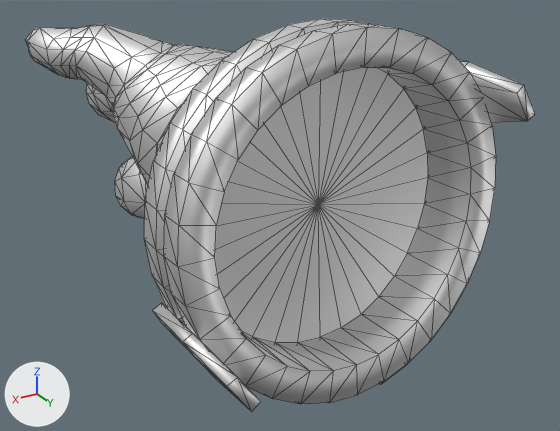
The Blender file NomaiVR/Assets/AssetSources/skeletal_glove.blend, before and after one commit.
Before and after are seen from a camera (50 mm lens) standing at (0.198, 0.337, 0.157) and looking at (-0.022, -0.028, -0.026). Lighting does not change. The marker at lower left points along +X, +Y and +Z. Mesh edges are drawn as thin lines.

In view in the first picture: 'skeletalGlove'.
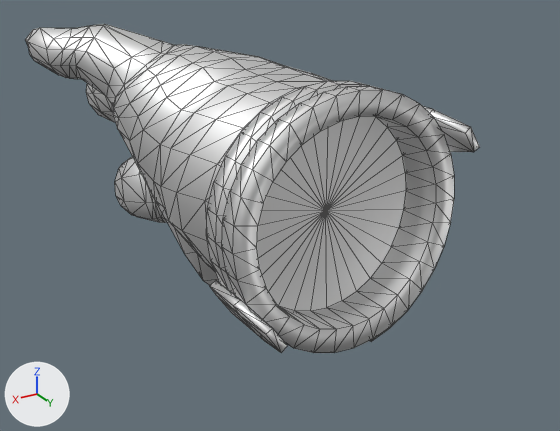
Commit message: Gloves changes

What changed in the scene script:
```text
Change me_skeletalglove:
    used by ob_skeletalglove; location = (0.0, 0.0, 0.0)
    remove me_skeletalglove.from_pydata(...)  # 788 vertices, 1572 faces; spans x -0.1..0.093, y -0.204..0.097, z -0.092..0.099
    add me_skeletalglove.from_pydata(...)  # 788 vertices, 1572 faces; spans x -0.072..0.093, y -0.204..0.086, z -0.071..0.084
    me_skeletalglove part 1: the loose piece of 257 vertices spanning x -0.1..0.087, y 0.027..0.072, z -0.089..0.099 is scaled about its middle by 0.707, then moved by (0.0, 0.003, 0.0)
    me_skeletalglove part 2: the loose piece of 20 vertices spanning x 0.058..0.084, y 0.03..0.097, z -0.063..-0.026 is scaled about its middle by 0.707, then moved by (-0.023, -0.001, 0.014)
    me_skeletalglove part 3: the loose piece of 20 vertices spanning x -0.1..-0.076, y 0.021..0.088, z 0.04..0.075 is scaled about its middle by 0.707, then moved by (0.024, 0.001, -0.016)
    me_skeletalglove part 4: the loose piece of 24 vertices spanning x -0.097..-0.026, y 0.041..0.067, z -0.092..-0.029 is scaled about its middle by 0.707, then moved by (0.016, 0.001, 0.019)
    me_skeletalglove part 5: 92 of 788 vertices moved; they spanned x -0.092..0.076, y -0.02..0.053, z -0.079..0.086 and now span x -0.071..0.06, y -0.019..0.051, z -0.067..0.074; mean shift (-0.001, 0.003, 0.0); largest move (0.076, 0.044, -0.005) -> (0.051, 0.044, 0.0)
```

Boxes [x1, y1, x2, y2] around the edits, measured in the pictures (560 x 431 px; the box of a moved part takes in the faces that stretch with it):
'skeletalGlove', reshaped (11% narrower, 16% shorter)
    before: [25, 19, 535, 412]
    after: [25, 24, 479, 353]
part 1 of me_skeletalglove, moved or reshaped
    before: [144, 19, 496, 404]
    after: [206, 81, 454, 353]
part 2 of me_skeletalglove, moved or reshaped
    before: [152, 303, 261, 412]
    after: [210, 281, 287, 353]
part 3 of me_skeletalglove, moved or reshaped
    before: [459, 60, 535, 122]
    after: [423, 106, 479, 152]
part 4 of me_skeletalglove, moved or reshaped
    before: [380, 366, 405, 385]
    after: [370, 247, 444, 342]
part 5 of me_skeletalglove, moved or reshaped
    before: [138, 52, 232, 176]
    after: [138, 52, 332, 285]
